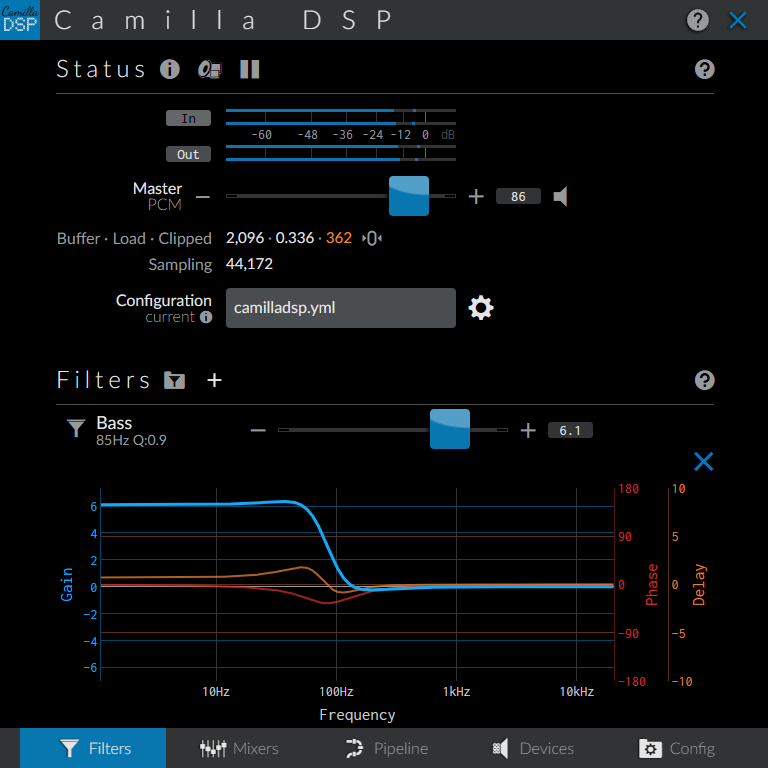
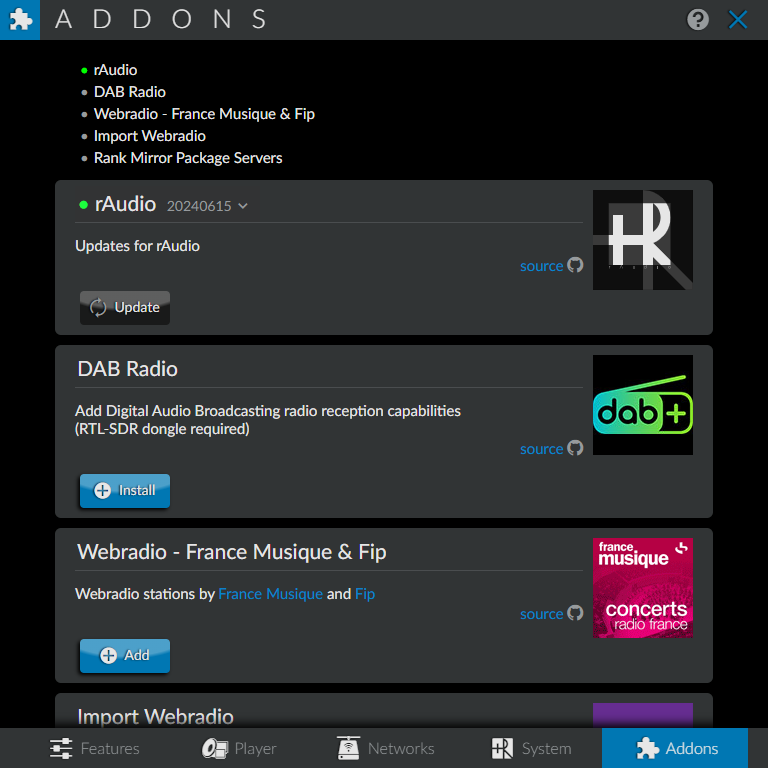
Comparing the layer stacks of the two 768x768 images. Changes:
showed "59", painted on it over [0, 0, 752, 768]
hid "58", painted on it over [0, 0, 752, 768]
hid "49", blend screen → normal, painted on it over [0, 0, 752, 768]
